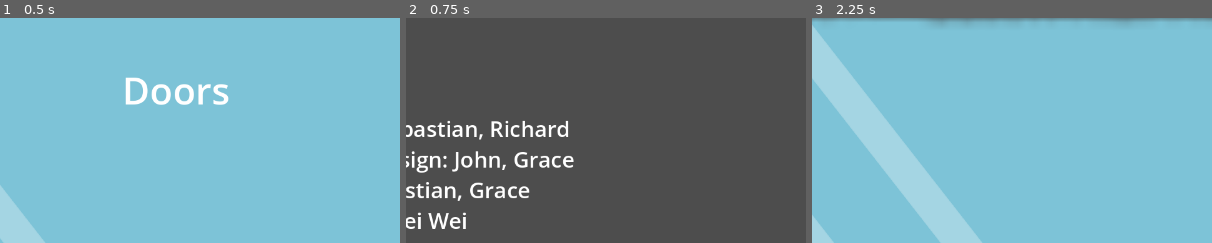
Above: before the commit, frames 1-3 (left to right).
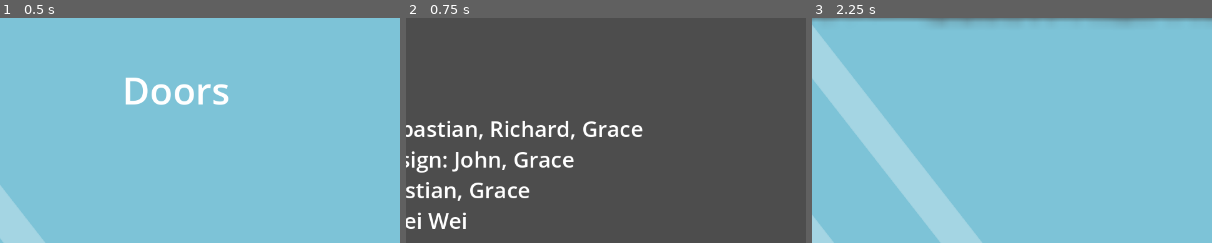
Above: after the commit, the same moments.

Repository: robotabc773/Brackeys2024.1
Game: Godot game, scene res://scenes/main_menu.tscn
Two runs of this game, one before a commit and one after it. Both use one fixed random seed, a clock stepped at 60 frames per second and the inputs below.
Inputs:
- Up to frame 1 (0.5 s): no input
- Up to frame 2 (0.75 s): click "Credits" at 0.5 s
- Up to frame 3 (2.25 s): click "Back" at 1.25 s; click "Play" at 2 s
The pictures show only the part of the screen within x 28-78%, y 1-51%; the shares and areas given below are measured in that part.

Frame 1 is identical in both runs. In frame 2, 0.5% of the frame differs, in the area x 41-60%, y 45-55%; in frame 3, nothing differs.

Commit message:
Update credits.tscn

Diff:
--- a/scenes/credits.tscn
+++ b/scenes/credits.tscn
@@ -18,7 +18,7 @@
 offset_right = 944.0
 offset_bottom = 573.0
 theme_override_font_sizes/normal_font_size = 35
-text = "Code: Sebastian, Richard
+text = "Code: Sebastian, Richard, Grace
 Level Design: John, Grace
 Art: Sebastian, Grace
 Audio: Wei Wei"
